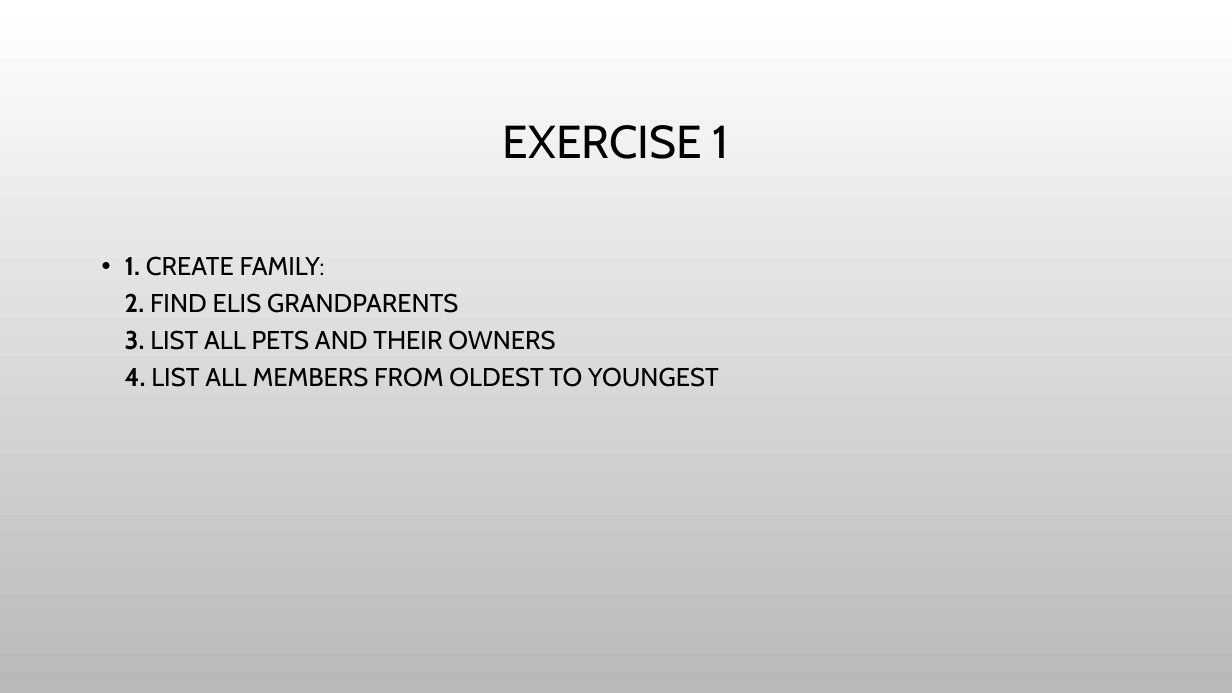
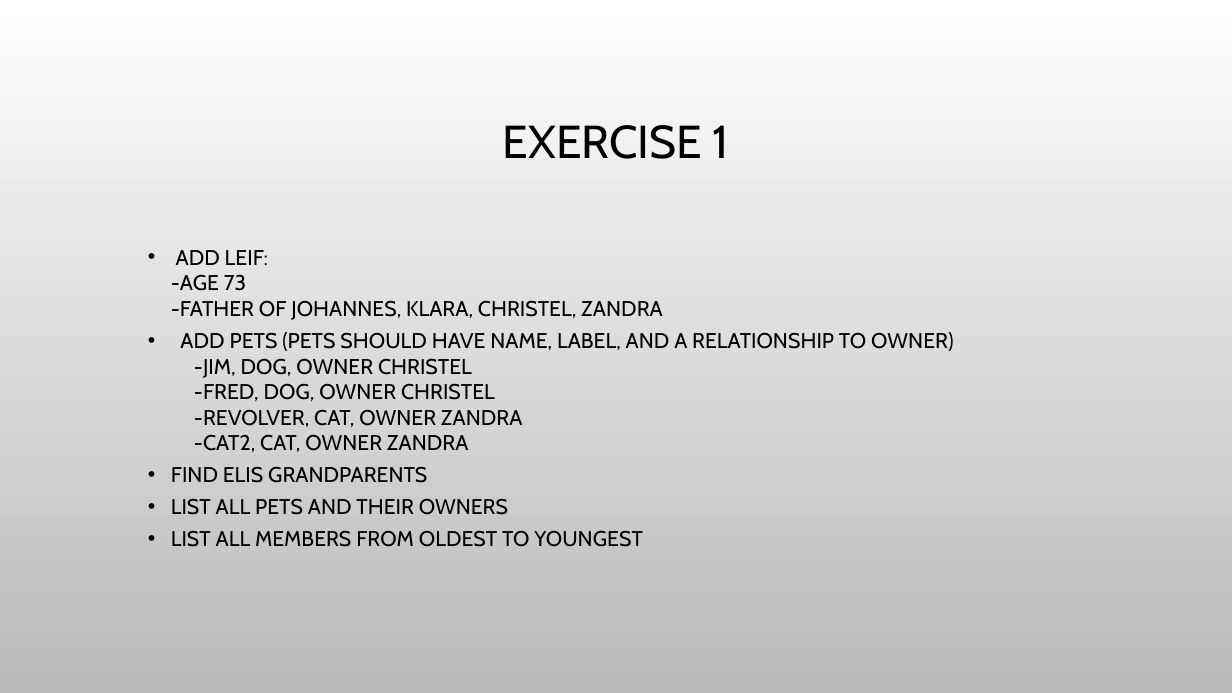
Before and after one commit to cygni/cygni-competence-7-databases, a slide deck: slide 46 of neo4j/neo4j_johannesDolk.pptx (slide 47 before the commit). Drawn at 1232x693 pixels with LibreOffice and Linux fonts; fonts in the diff are those of the drawing; background and template pictures are left out. Boxes give left, top, right and bottom in pixels: in the first picture for what was removed or moved away, otherwise in the second. Text is boxed around its words. In the diff, an @@ line names an element or a change of style, - is before the commit and + after.

Commit message:
Updated pp with new exercises, updated readme and hints with new exercises

```diff
--- a/neo4j/neo4j_johannesDolk.pptx
+++ b/neo4j/neo4j_johannesDolk.pptx
@@ text at <box>171,250,953,547</box>: text changed; size 20 to 16.6 pt @@
-• 1. CREATE FAMILY:
-  2. FIND ELIS GRANDPARENTS
-  3. LIST ALL PETS AND THEIR OWNERS
-  4. LIST ALL MEMBERS FROM OLDEST TO YOUNGEST
+  • ADD LEIF:
+    -AGE 73
+    -FATHER OF JOHANNES, KLARA, CHRISTEL, ZANDRA
+  • ADD PETS (PETS SHOULD HAVE NAME, LABEL, AND A RELATIONSHIP TO OWNER)
+    -JIM, DOG, OWNER CHRISTEL
+    -FRED, DOG, OWNER CHRISTEL
+    -REVOLVER, CAT, OWNER ZANDRA
+    -CAT2, CAT, OWNER ZANDRA
+  • FIND ELIS GRANDPARENTS
+  • LIST ALL PETS AND THEIR OWNERS
+  • LIST ALL MEMBERS FROM OLDEST TO YOUNGEST
```
Also in this commit, not shown: 1 other slide changed, 1 slide removed, 2 other files.
